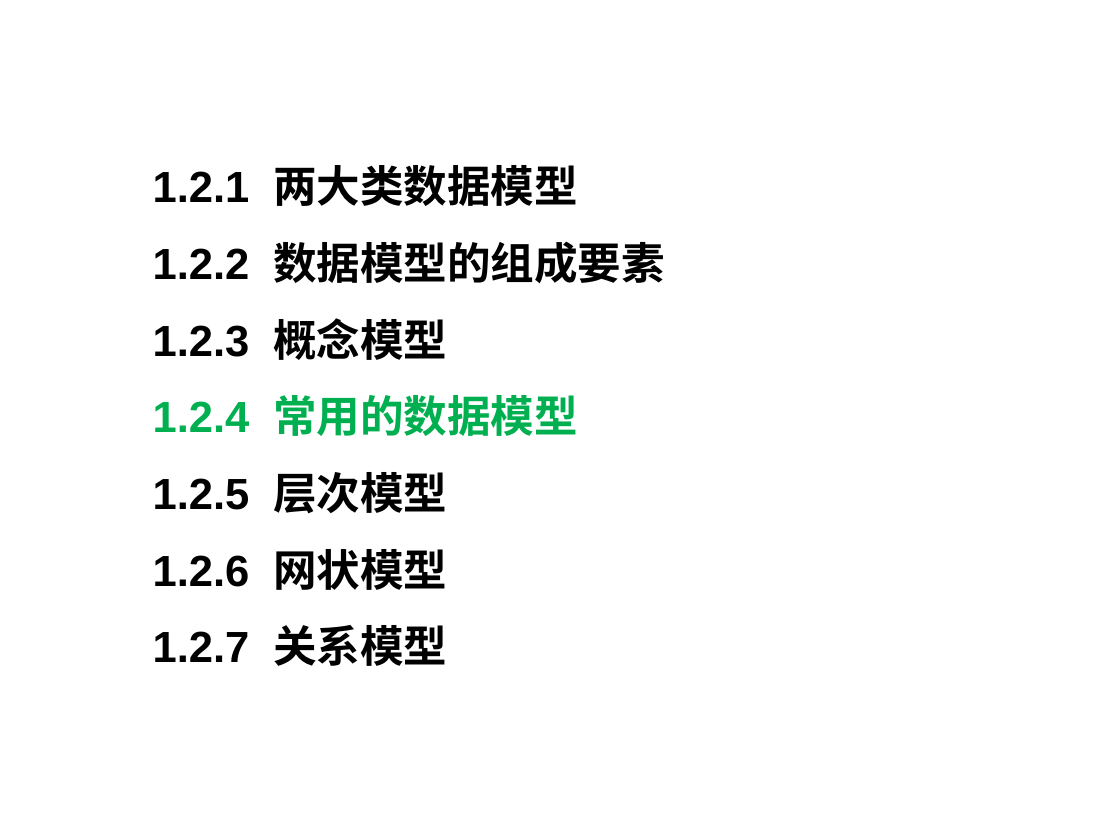
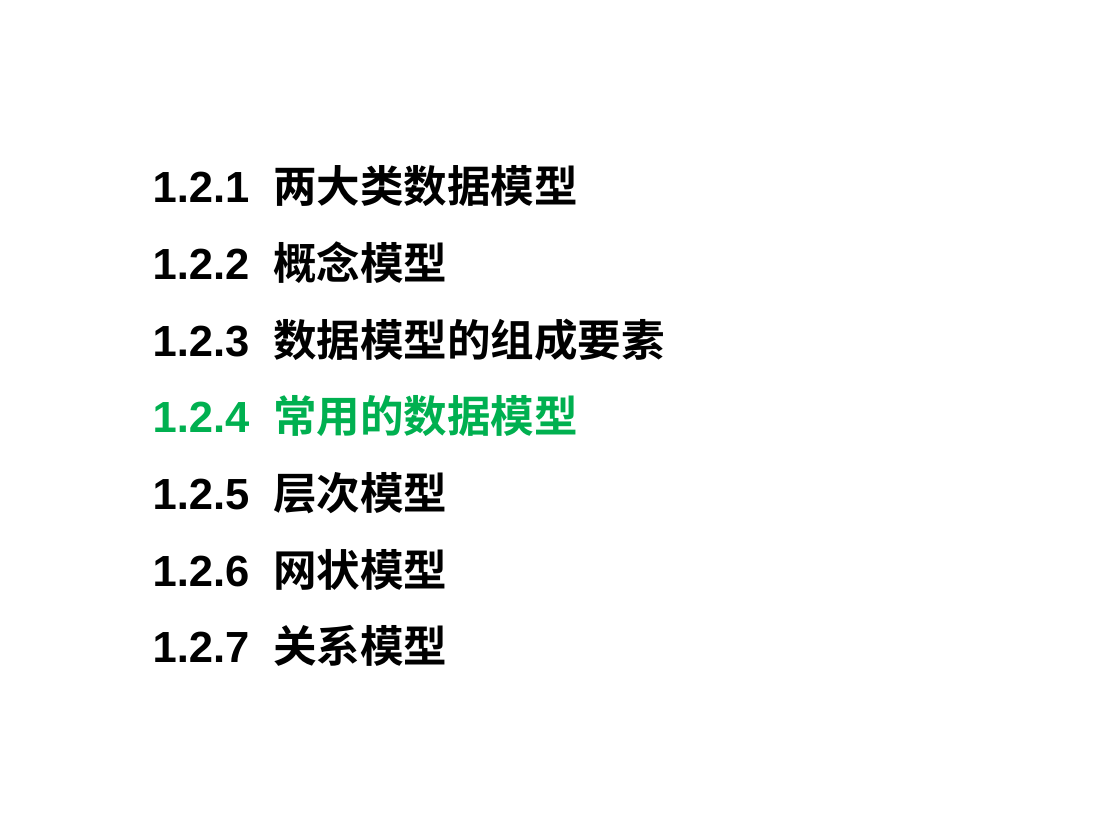
Before and after one commit to nanhapy/information-technology-materials, a slide deck: slide 62 of teaching-materials/infomation-system/ppt/第1章 绪论.pptx. Drawn at 1120x840 pixels with LibreOffice and Linux fonts; fonts in the diff are those of the drawing; background and template pictures are left out. Boxes give left, top, right and bottom in pixels: in the first picture for what was removed or moved away, otherwise in the second. Text is boxed around its words. In the diff, an @@ line names an element or a change of style, - is before the commit and + after.

```diff
--- a/teaching-materials/infomation-system/ppt/第1章 绪论.pptx
+++ b/teaching-materials/infomation-system/ppt/第1章 绪论.pptx
@@ text at (x1=153, y1=241, x2=665, y2=360): text changed @@
-1.2.2 数据模型的组成要素
-1.2.3 概念模型
+1.2.2 概念模型
+1.2.3 数据模型的组成要素
```
Also in this commit, not shown: 1 other slide changed.
